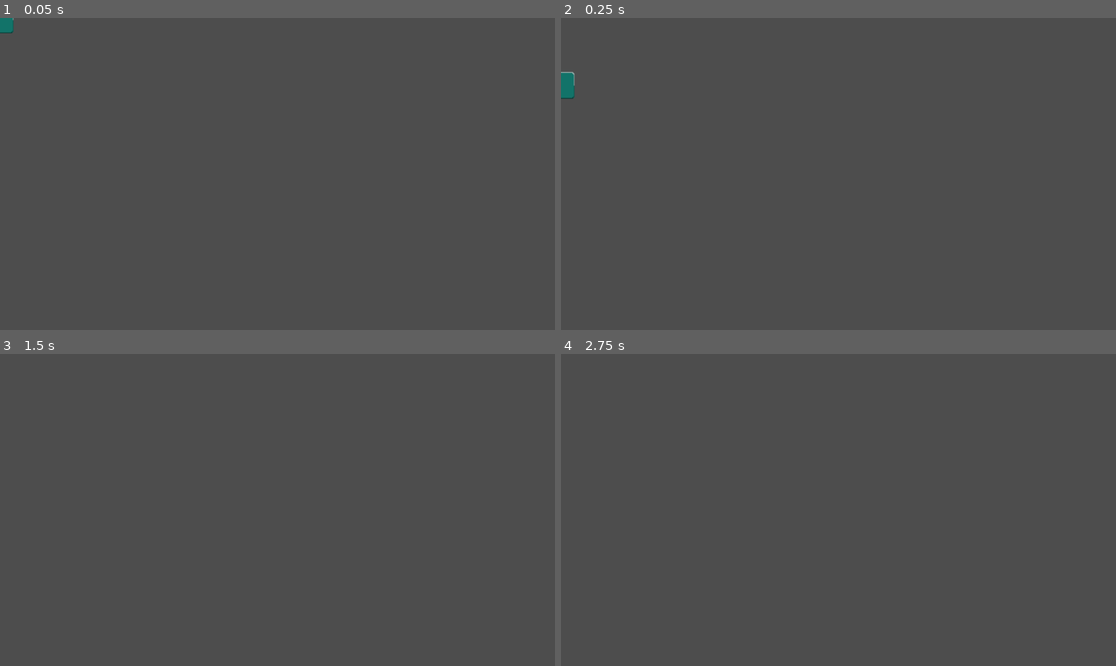
Above: before the commit, frames 1-4 (two rows, left to right).
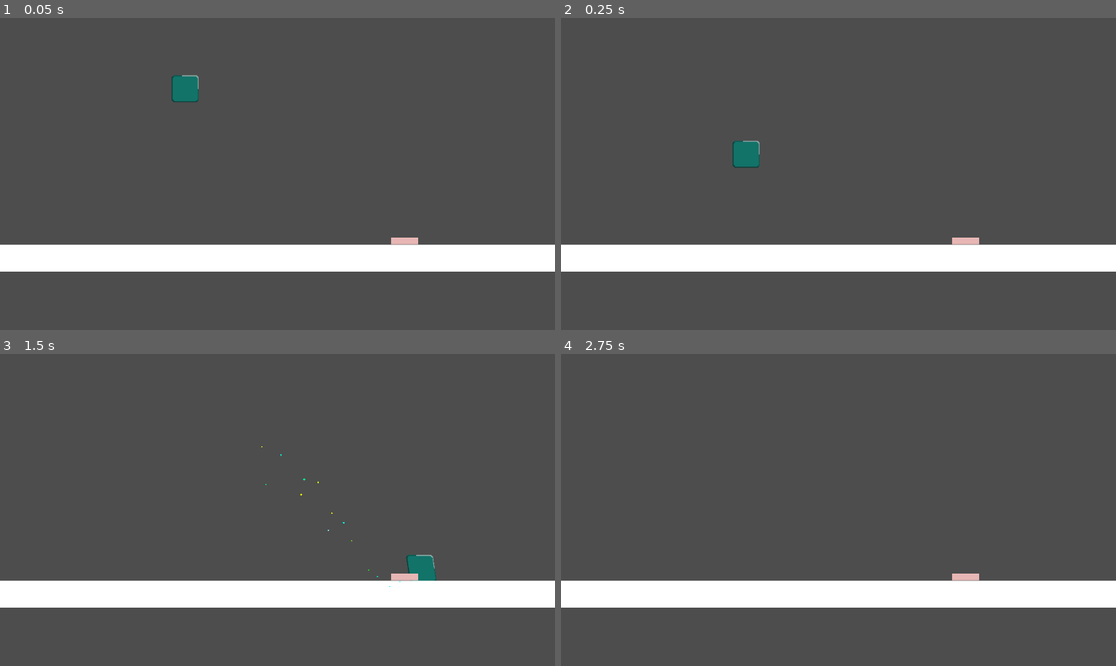
Above: after the commit, the same moments.

Repository: JustinMcKague/grind-set
Game: Godot game, scene res://PackedScenes/testing.tscn
Same seed, same stepped clock (60 frames per second), same inputs: the game is played once before the commit and once after it. Before the commit the project starts from res://PackedScenes/player.tscn.
Inputs:
- Up to frame 1 (0.05 s): no input
- Up to frame 2 (0.25 s): no input
- Up to frame 3 (1.5 s): hold D (right) from 0.53 s (still down); tap E (combine) at 0.6 s; tap Space (jump) at 0.77, 0.8, 1.07, 1.35 s
- Up to frame 4 (2.75 s): tap Space (jump) at 1.52, 1.82, 2.3 s; tap E (combine) at 1.55, 2.1 s; release D (right) at 2.03 s; hold A (left) from 2.03 s (still down)

The runs differ from the first frame. In frame 1, 9.3% of the frame differs, in the area x 0-100%, y 0-82%; in frame 2, 9.4%, in the area x 0-100%, y 17-82%; in frame 3, 9.2%; in frame 4, 8.8%.

Commit message:
Basic shave-down mechanic function
player character gets shaven down while sliding on ground

Diff:
--- /dev/null
+++ b/grind-set/PackedScenes/grind-down.gd
@@ -0,0 +1,24 @@
+extends Sprite2D
+
+signal player_dead
+
+var is_player_dead = false
+
+@onready var mask = $"."
+@onready var sprite = $"Rock Base"
+@onready var collider = $"../CollisionShape2D"
+
+func grind_edge(surface_direction: Vector2, decay_rate: float) -> void:
+	if is_player_dead == false:
+		mask.scale -= surface_direction * decay_rate
+		sprite.scale += surface_direction * decay_rate
+		collider.scale -= surface_direction * decay_rate
+		mask.position -= surface_direction * (decay_rate * 2)
+		sprite.position += surface_direction * (decay_rate * 100)
+
+		if mask.scale.x <= 0 or mask.scale.y <= 0:
+			player_dead.emit()
+			is_player_dead = true
+
+func _on_character_body_2d_grind(direction: Variant, decay: Variant) -> void:
+	grind_edge(direction, decay)
--- a/grind-set/PackedScenes/player.gd
+++ b/grind-set/PackedScenes/player.gd
@@ -1,6 +1,6 @@
 extends CharacterBody2D
 
-const speed = 550
+const speed:float = 550
 const jump_power = -2400
 
 const accel = 75
@@ -10,19 +10,30 @@
 
 @onready var sprite = $Mask
 
+@export var right_particles: GPUParticles2D
+@export var left_particles: GPUParticles2D
+
 var initial_scale: Vector2
 
-func _ready() -> void:
-	initial_scale = scale
+var on_slab = false
+
+signal grind(direction, decay)
 
 func _physics_process(delta: float) -> void:
-	var input_dir: Vector2 = read_input()
+	var input_dir: Vector2 = movement()
 
 	if input_dir != Vector2.ZERO:
 		acceleration(input_dir)
-
+		if is_on_floor():
+			grind.emit(Vector2.DOWN, 0.001)
+			if input_dir.x > 0:
+				left_particles.emitting = true
+				right_particles.emitting = false
+			else:
+				left_particles.emitting = false
+				right_particles.emitting = true
 		var tween = sprite.create_tween()
-		tween.tween_property(sprite, "skew", -0.25 * input_dir.x, 0.15)
+		tween.tween_property(sprite, "skew", -0.15 * input_dir.x, 0.15)
 
 	else:
 		add_friction()
@@ -30,8 +41,14 @@
 		tween.tween_property(sprite, "skew", 0, 0.07)
 	move_and_slide()
 	jump()
+	if on_slab == true and Input.is_action_just_pressed("combine"):
+		# combine logic here
+		print("combined with slab")
+	if velocity.x == 0:
+		right_particles.emitting = false
+		left_particles.emitting = false
 
-func read_input() -> Vector2:
+func movement() -> Vector2:
 	var input_dir = Vector2.ZERO
 
 	input_dir.x = Input.get_axis("left", "right")
@@ -46,10 +63,21 @@
 
 func jump():
 	if Input.is_action_just_pressed("jump") and is_on_floor():
+		right_particles.emitting = false
+		left_particles.emitting = false
+		initial_scale = sprite.scale
 		velocity.y = jump_power
 		var tween = create_tween()
-		tween.tween_property(sprite, "scale", Vector2(1.5, 0.6), 0.025)
-		tween.tween_property(sprite, "scale", Vector2(0.6, 1.5), 0.15)
+		tween.tween_property(sprite, "scale", sprite.scale * Vector2(1.5, 0.6), 0.025)
+		tween.tween_property(sprite, "scale", sprite.scale * Vector2(0.6, 1.5), 0.15)
 		tween.tween_property(sprite, "scale", initial_scale, 0.1)
 	else:
 		velocity.y += gravity
+
+func _on_area_2d_area_entered(area: Area2D) -> void:
+	if area.is_in_group("Slab"):
+		on_slab = true
+
+func _on_area_2d_area_exited(area: Area2D) -> void:
+	if area.is_in_group("Slab"):
+		on_slab = false
--- a/grind-set/PackedScenes/player.tscn
+++ b/grind-set/PackedScenes/player.tscn
@@ -1,23 +1,57 @@
-[gd_scene load_steps=6 format=3 uid="uid://hmq8d0c2bdn5"]
+[gd_scene load_steps=10 format=3 uid="uid://hmq8d0c2bdn5"]
 
 [ext_resource type="Script" uid="uid://xn556le67n2x" path="res://PackedScenes/player.gd" id="1_2h0jo"]
 [ext_resource type="Texture2D" uid="uid://cubfxgj5akppb" path="res://Sprites/rock base.png" id="1_wv77m"]
 [ext_resource type="Texture2D" uid="uid://b5eolbqtebo6h" path="res://Sprites/white box.png" id="2_c75oi"]
+[ext_resource type="Script" uid="uid://ceo5fu6eeyqoq" path="res://PackedScenes/grind-down.gd" id="3_1cg3b"]
 
 [sub_resource type="RectangleShape2D" id="RectangleShape2D_2h0jo"]
 size = Vector2(56, 56)
 
 [sub_resource type="SpriteFrames" id="SpriteFrames_c75oi"]
 
+[sub_resource type="RectangleShape2D" id="RectangleShape2D_1cg3b"]
+size = Vector2(56, 56)
+
+[sub_resource type="ParticleProcessMaterial" id="ParticleProcessMaterial_1cg3b"]
+lifetime_randomness = 0.11
+particle_flag_disable_z = true
+angle_min = -471.6
+angle_max = -220.2
+initial_velocity_min = 95.24
+initial_velocity_max = 269.47
+gravity = Vector3(0, 98, 0)
+scale_min = 1.5
+scale_max = 3.5
+hue_variation_min = -0.94
+hue_variation_max = -0.020000022
+
+[sub_resource type="ParticleProcessMaterial" id="ParticleProcessMaterial_t6iw1"]
+lifetime_randomness = 0.11
+particle_flag_disable_z = true
+angle_min = -471.6
+angle_max = -220.2
+direction = Vector3(-1, 0, 0)
+initial_velocity_min = 95.24
+initial_velocity_max = 269.47
+gravity = Vector3(0, 98, 0)
+scale_min = 1.5
+scale_max = 3.5
+hue_variation_min = -0.94
+hue_variation_max = -2.2351742e-08
+
 [node name="Player" type="Node2D" groups=["Player"]]
 
-[node name="CharacterBody2D" type="CharacterBody2D" parent="."]
+[node name="CharacterBody2D" type="CharacterBody2D" parent="." node_paths=PackedStringArray("right_particles", "left_particles")]
 script = ExtResource("1_2h0jo")
+right_particles = NodePath("Right Particles")
+left_particles = NodePath("Left Particles")
 
 [node name="Mask" type="Sprite2D" parent="CharacterBody2D"]
 clip_children = 1
 position = Vector2(-2.3841858e-07, -3.8146973e-06)
 texture = ExtResource("2_c75oi")
+script = ExtResource("3_1cg3b")
 
 [node name="Rock Base" type="Sprite2D" parent="CharacterBody2D/Mask"]
 position = Vector2(0.46666843, -3.6358833e-06)
@@ -30,3 +64,26 @@
 
 [node name="Rock Face" type="AnimatedSprite2D" parent="CharacterBody2D"]
 sprite_frames = SubResource("SpriteFrames_c75oi")
+
+[node name="Area2D" type="Area2D" parent="CharacterBody2D"]
+
+[node name="CollisionShape2D" type="CollisionShape2D" parent="CharacterBody2D/Area2D"]
+shape = SubResource("RectangleShape2D_1cg3b")
+
+[node name="Right Particles" type="GPUParticles2D" parent="CharacterBody2D"]
+position = Vector2(24, 28)
+emitting = false
+amount = 15
+lifetime = 0.5
+process_material = SubResource("ParticleProcessMaterial_1cg3b")
+
+[node name="Left Particles" type="GPUParticles2D" parent="CharacterBody2D"]
+position = Vector2(-22, 28)
+emitting = false
+amount = 15
+lifetime = 0.5
+process_material = SubResource("ParticleProcessMaterial_t6iw1")
+
+[connection signal="grind" from="CharacterBody2D" to="CharacterBody2D/Mask" method="_on_character_body_2d_grind"]
+[connection signal="area_entered" from="CharacterBody2D/Area2D" to="CharacterBody2D" method="_on_area_2d_area_entered"]
+[connection signal="area_exited" from="CharacterBody2D/Area2D" to="CharacterBody2D" method="_on_area_2d_area_exited"]
--- /dev/null
+++ b/grind-set/PackedScenes/slab.tscn
@@ -0,0 +1,18 @@
+[gd_scene load_steps=3 format=3 uid="uid://dmj761c26hjfb"]
+
+[ext_resource type="Texture2D" uid="uid://b5eolbqtebo6h" path="res://Sprites/white box.png" id="1_ksh7d"]
+
+[sub_resource type="RectangleShape2D" id="RectangleShape2D_q3wnh"]
+size = Vector2(56, 14)
+
+[node name="Slab" type="Node2D"]
+
+[node name="Sprite2D" type="Sprite2D" parent="."]
+modulate = Color(0.9043143, 0.7127506, 0.70491886, 1)
+scale = Vector2(1, 0.25)
+texture = ExtResource("1_ksh7d")
+
+[node name="Area2D" type="Area2D" parent="." groups=["Slab"]]
+
+[node name="CollisionShape2D" type="CollisionShape2D" parent="Area2D"]
+shape = SubResource("RectangleShape2D_q3wnh")
--- a/grind-set/PackedScenes/testing.tscn
+++ b/grind-set/PackedScenes/testing.tscn
@@ -1,7 +1,8 @@
-[gd_scene load_steps=4 format=3 uid="uid://dvpmegqy40ouq"]
+[gd_scene load_steps=5 format=3 uid="uid://dvpmegqy40ouq"]
 
 [ext_resource type="Texture2D" uid="uid://b5eolbqtebo6h" path="res://Sprites/white box.png" id="1_txir4"]
 [ext_resource type="PackedScene" uid="uid://hmq8d0c2bdn5" path="res://PackedScenes/player.tscn" id="2_20fb8"]
+[ext_resource type="PackedScene" uid="uid://dmj761c26hjfb" path="res://PackedScenes/slab.tscn" id="3_ls2ju"]
 
 [sub_resource type="RectangleShape2D" id="RectangleShape2D_20fb8"]
 size = Vector2(1171, 134)
@@ -21,3 +22,6 @@
 
 [node name="Player" parent="." instance=ExtResource("2_20fb8")]
 position = Vector2(384, 143)
+
+[node name="Slab" parent="." instance=ExtResource("3_ls2ju")]
+position = Vector2(840, 463)
--- a/grind-set/project.godot
+++ b/grind-set/project.godot
@@ -11,7 +11,7 @@
 [application]
 
 config/name="grind-set"
-run/main_scene="uid://hmq8d0c2bdn5"
+run/main_scene="uid://dvpmegqy40ouq"
 config/features=PackedStringArray("4.5", "GL Compatibility")
 config/icon="res://icon.svg"
 
Not shown, added: grind-set/PackedScenes/grind-down.gd.uid
Binary file added: grind-set/Sprites/Sprite-0001.aseprite
